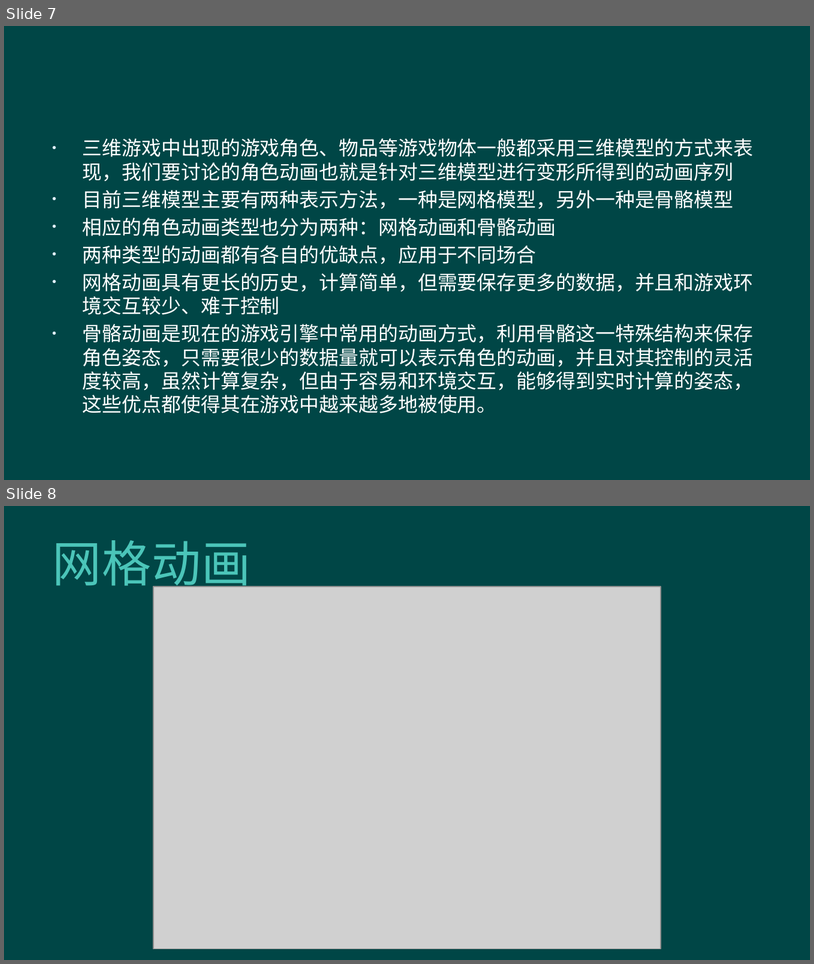
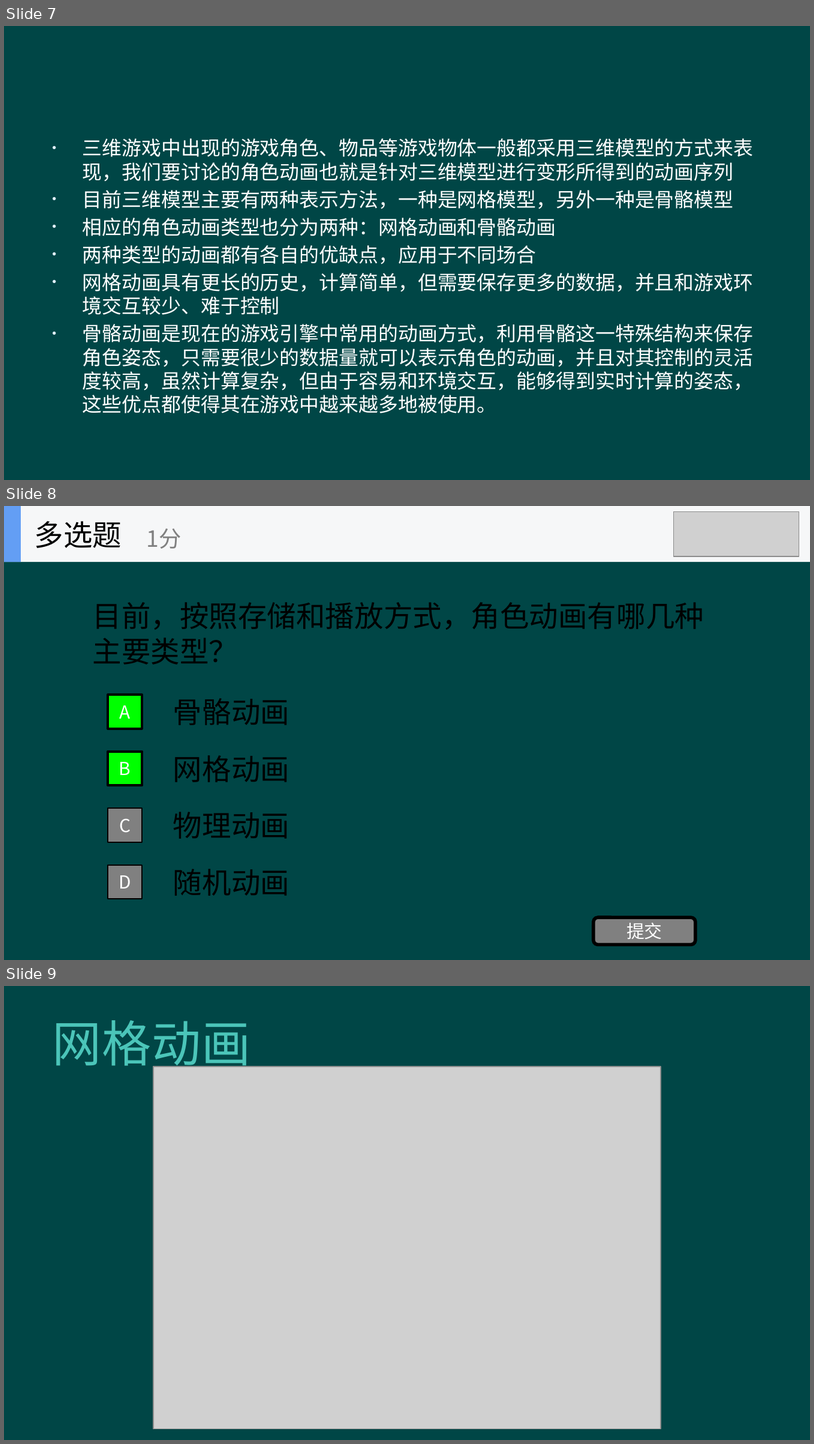
Before and after one commit to hanhonglei/Course_GameEngine, a slide deck: Slides/Principle/3 角色动画/3 角色动画.pptx. Shown one above the other, each under a label of ours: slides 7 and 8 before the commit, slides 7, 8 and 9 after it. The pictures are 814x964 and 814x1444 pixels, drawn with LibreOffice and Linux fonts; fonts in the diff are those of the drawing; grey boxes stand for pictures; background and template pictures are left out. Boxes give left, top, right and bottom in pixels: in the first picture for what was removed or moved away, otherwise in the second. Text is boxed around its words. In the diff, an @@ line names an element or a change of style, - is before the commit and + after.

```diff
--- a/Slides/Principle/3 角色动画/3 角色动画.pptx
+++ b/Slides/Principle/3 角色动画/3 角色动画.pptx
@@ slide 8 added at <box>4,506,810,960</box>, background #004646 @@
@@ picture added at <box>674,511,800,557</box> @@
@@ group added at <box>4,506,810,562</box>: 2 rectangles, 2 texts @@
+多选题
+1分
@@ text added at <box>93,602,705,664</box>, 26 pt, text #000000 @@
+目前，按照存储和播放方式，角色动画有哪几种主要类型？
@@ rectangle added at <box>108,694,142,729</box>, fill #00FF00, outline #000000 2 pt, 16 pt, text #FFFFFF @@
+A
@@ text added at <box>173,698,290,725</box>, 26 pt, text #000000 @@
+骨骼动画
@@ rectangle added at <box>108,751,142,785</box>, fill #00FF00, outline #000000 2 pt, 16 pt, text #FFFFFF @@
+B
@@ text added at <box>173,755,290,782</box>, 26 pt, text #000000 @@
+网格动画
@@ rectangle added at <box>108,808,142,841</box>, fill #808080, outline #000000 1 pt, 16 pt, text #FFFFFF @@
+C
@@ text added at <box>173,811,290,838</box>, 26 pt, text #000000 @@
+物理动画
@@ rectangle added at <box>108,865,142,899</box>, fill #808080, outline #000000 1 pt, 16 pt, text #FFFFFF @@
+D
@@ text added at <box>173,868,290,895</box>, 26 pt, text #000000 @@
+随机动画
@@ rounded rectangle added at <box>593,917,696,945</box>, fill #808080, outline #000000 3 pt, 16 pt, text #FFFFFF @@
+提交
@@ what was slide 8 is now slide 9 @@
```
Also in this commit, not shown: 1 slide changed, 5 other slides added, 18 other files.
